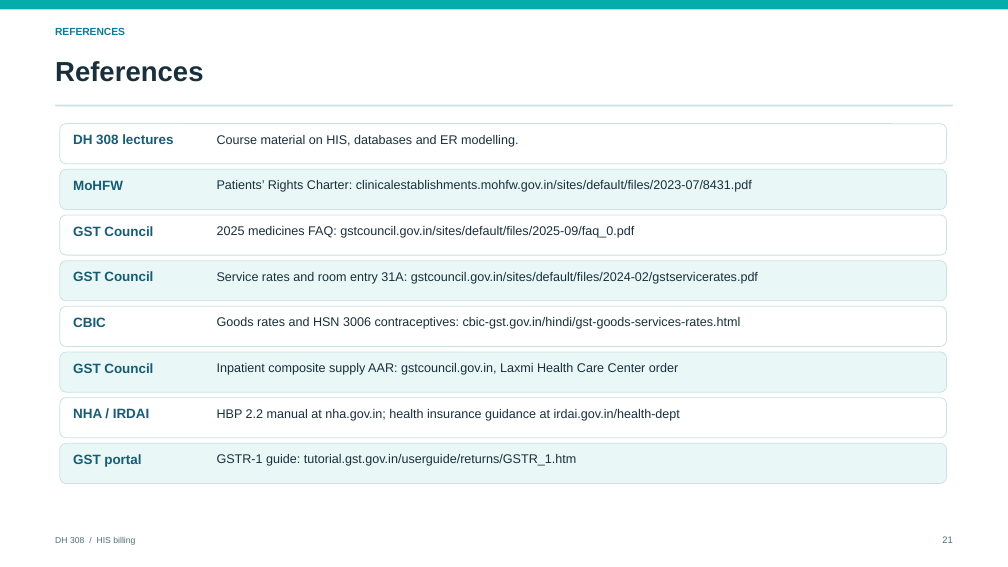
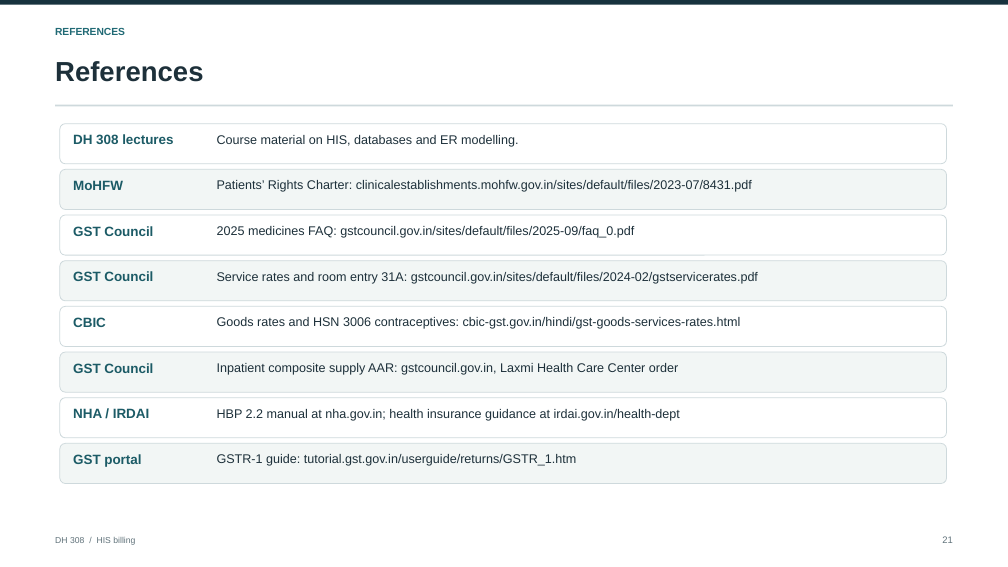
Before and after one commit to Osama-Bin-Lagging/tiveri-billing, a slide deck: slide 21 of presentation/DH308_HIS_Billing_Final.pptx. Drawn at 1008x567 pixels with LibreOffice and Linux fonts; fonts in the diff are those of the drawing. Boxes give left, top, right and bottom in pixels: in the first picture for what was removed or moved away, otherwise in the second. Text is boxed around its words. In the diff, an @@ line names an element or a change of style, - is before the commit and + after.

Commit message:
Refine final presentation design

```diff
--- a/presentation/DH308_HIS_Billing_Final.pptx
+++ b/presentation/DH308_HIS_Billing_Final.pptx
@@ rectangle: place and size @@
-rectangle at [0, 0, 1008, 9]
+rectangle at [0, 0, 1008, 5]
@@ rectangle at [0, 0, 1008, 5]: fill #05ACA9 to #17323E @@
@@ text "REFERENCES" at [55, 28, 125, 35]: text colour #087E9B to #216A75 @@
@@ outline #CBE1E3 0.75 pt to #CED9DC 0.75 pt; proportions changed in 4 elements at [60, 124, 947, 164], [60, 215, 947, 255], [60, 306, 947, 346], [60, 398, 947, 438] @@
@@ fill #E9F8F6 to #F2F6F5; outline #CBE1E3 0.75 pt to #CED9DC 0.75 pt; proportions changed in 4 elements at [60, 169, 947, 209], [60, 261, 947, 301], [60, 352, 947, 392], [60, 443, 947, 483] @@
@@ text colour #175C75 to #1C5B66 in 8 elements at [73, 134, 173, 144], [73, 180, 123, 190], [73, 226, 153, 236], [73, 271, 153, 281], [73, 317, 106, 327], [73, 363, 153, 373], [73, 408, 149, 418], [73, 454, 141, 467] @@
```
Also in this commit, not shown: 20 other slides changed.
